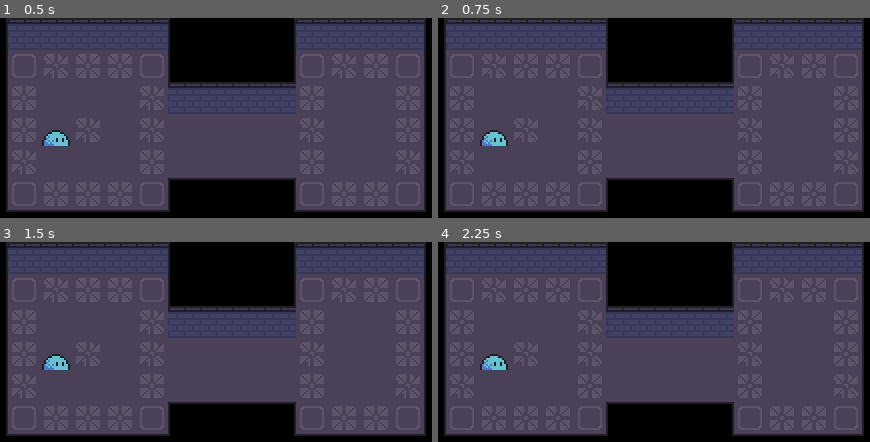
Above: before the commit, frames 1-4 (two rows, left to right).
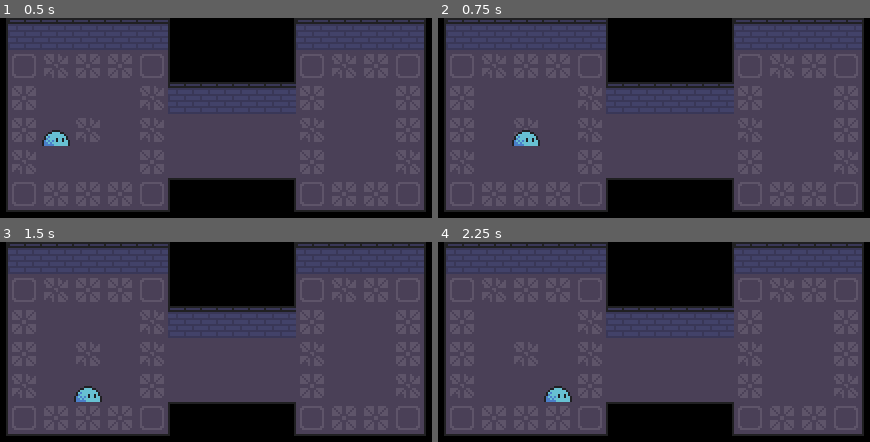
Above: after the commit, the same moments.

Repository: Guthen/KnightHelper
Game: Godot game, scene res://game/Game.tscn
The game is run twice, just before and just after one commit, with the same random seed, the same clock (stepped at 60 frames per second) and the same inputs.
Inputs:
- Up to frame 1 (0.5 s): no input
- Up to frame 2 (0.75 s): tap Enter at 0.5 s; hold Right (ui_right) from 0.53 s (still down)
- Up to frame 3 (1.5 s): tap Space at 1.25 s; release Right (ui_right) at 1.28 s; hold Down (ui_down) from 1.28 s (still down)
- Up to frame 4 (2.25 s): tap Enter at 2 s; release Down (ui_down) at 2.03 s; hold Right (ui_right) from 2.03 s (still down)

Frame 1 is identical in both runs. In frame 2, 0.8% of the frame differs, in the area x 9-24%, y 56-64%; in frame 3, 0.8%; in frame 4, 0.8%.

Commit message:
player scprit

Diff:
--- a/game/Game.tscn
+++ b/game/Game.tscn
@@ -2,6 +2,9 @@
 
 [ext_resource path="res://map/tileset.png" type="Texture" id=1]
 [ext_resource path="res://player/Player.tscn" type="PackedScene" id=2]
+
+[sub_resource type="ConvexPolygonShape2D" id=1]
+points = PoolVector2Array( 16, 16, 0, 16, 0, 0, 16, 0 )
 
 [sub_resource type="ConvexPolygonShape2D" id=2]
 points = PoolVector2Array( 16, 16, 0, 16, 0, 0, 16, 0 )
@@ -21,10 +24,7 @@
 [sub_resource type="ConvexPolygonShape2D" id=7]
 points = PoolVector2Array( 16, 16, 0, 16, 0, 0, 16, 0 )
 
-[sub_resource type="ConvexPolygonShape2D" id=8]
-points = PoolVector2Array( 16, 16, 0, 16, 0, 0, 16, 0 )
-
-[sub_resource type="TileSet" id=1]
+[sub_resource type="TileSet" id=8]
 0/name = "tileset.png 0"
 0/texture = ExtResource( 1 )
 0/tex_offset = Vector2( 0, 0 )
--- a/player/Player.tscn
+++ b/player/Player.tscn
@@ -1,8 +1,9 @@
-[gd_scene load_steps=4 format=2]
+[gd_scene load_steps=5 format=2]
 
 [ext_resource path="res://slime.png" type="Texture" id=1]
+[ext_resource path="res://player/player.gd" type="Script" id=2]
 
-[sub_resource type="SpriteFrames" id=2]
+[sub_resource type="SpriteFrames" id=1]
 animations = [ {
 "frames": [ ExtResource( 1 ) ],
 "loop": true,
@@ -10,16 +11,18 @@
 "speed": 5.0
 } ]
 
-[sub_resource type="RectangleShape2D" id=1]
+[sub_resource type="RectangleShape2D" id=2]
 extents = Vector2( 8, 8 )
 
 [node name="Player" type="KinematicBody2D"]
+script = ExtResource( 2 )
 
 [node name="AnimatedSprite" type="AnimatedSprite" parent="."]
-frames = SubResource( 2 )
+frames = SubResource( 1 )
 animation = "idle"
 centered = false
 
 [node name="CollisionShape2D" type="CollisionShape2D" parent="."]
+visible = false
 position = Vector2( 8, 8 )
-shape = SubResource( 1 )
+shape = SubResource( 2 )
--- /dev/null
+++ b/player/player.gd
@@ -0,0 +1,20 @@
+extends Node2D
+
+
+func _ready():
+	pass
+
+func _process( delta ):
+	var right = Input.is_action_just_pressed( "ui_right" )
+	var left = Input.is_action_just_pressed( "ui_left" )
+	var up = Input.is_action_just_pressed( "ui_up" )
+	var down = Input.is_action_just_pressed( "ui_down" )
+
+	if right:
+		position.x += 16
+	elif left:
+		position.x -= 16
+	elif up:
+		position.y -= 16
+	elif down:
+		position.y += 16
Not shown: 2 places in game/Game.tscn that only renumber resources
